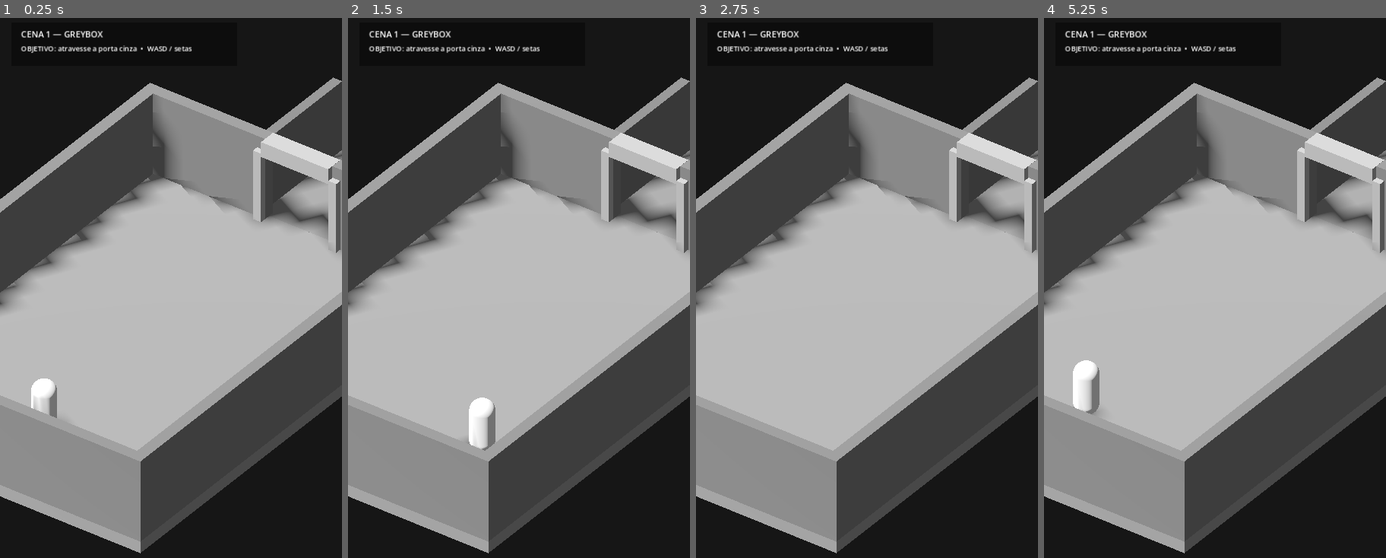
Above: before the commit, frames 1-4 (left to right).
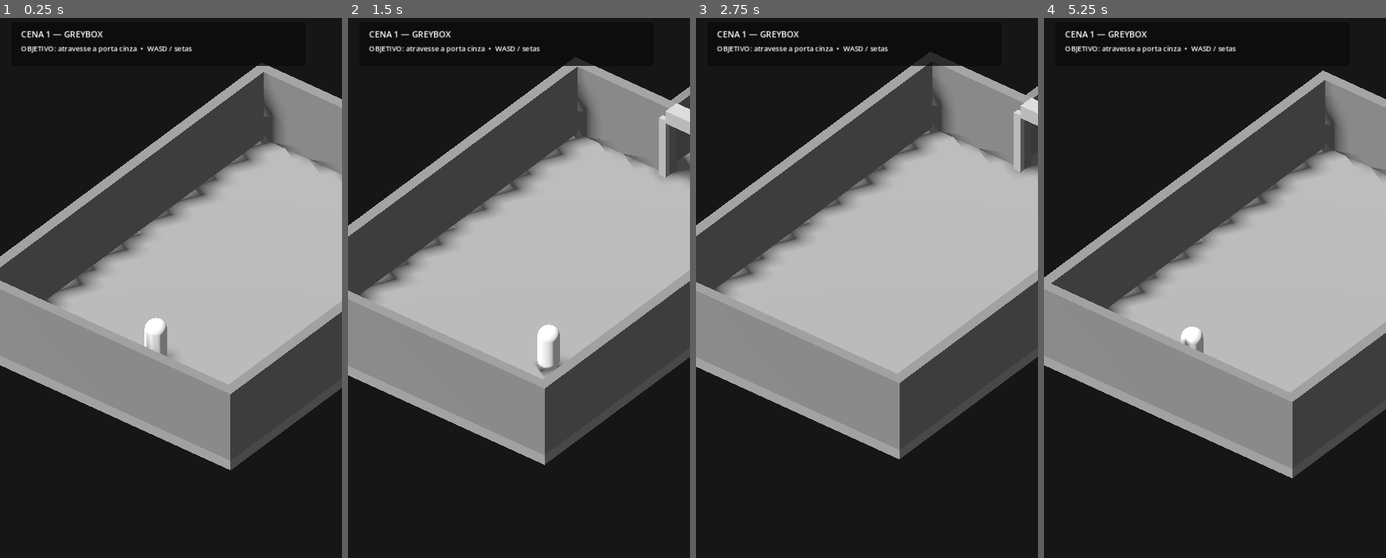
Above: after the commit, the same moments.

Repository: Surgaj/Protocol-Zero
Game: Godot game, scene res://scenes/vertical_slice/scene_01_greybox.tscn
Two runs of this game, one before a commit and one after it. Both use one fixed random seed, a clock stepped at 60 frames per second and the inputs below.
Inputs:
- Up to frame 1 (0.25 s): no input
- Up to frame 2 (1.5 s): hold D (move_right) 0.53-1.28 s; hold S (move_back) from 1.28 s (still down)
- Up to frame 3 (2.75 s): release S (move_back) at 2.03 s; hold D (move_right) from 2.03 s (still down)
- Up to frame 4 (5.25 s): release D (move_right) at 2.78 s; hold W (move_forward) 2.78-3.53 s; hold A (move_left) 3.53-5.03 s; hold S (move_back) from 5.03 s (still down)

The runs differ from the first frame. In frame 1, 46% of the frame differs, in the area x 0-100%, y 8-100%; in frame 2, 43%; in frame 3, 44%; in frame 4, 51%, in the area x 0-100%, y 9-100%.

Commit message:
Wire camera follow and portrait greybox framing

Diff:
--- a/godot/scripts/vertical_slice/scene_01_greybox.gd
+++ b/godot/scripts/vertical_slice/scene_01_greybox.gd
@@ -5,12 +5,15 @@
 
 var objective_label: Label
 var status_label: Label
+var player: CharacterBody3D
+var gameplay_camera: Camera3D
 
 func _ready() -> void:
 	build_environment()
 	build_room()
-	build_player()
-	build_camera()
+	player = build_player()
+	gameplay_camera = build_camera(player)
+	player.call("set_movement_camera", gameplay_camera)
 	build_ui()
 	build_exit_trigger()
 
@@ -81,12 +84,12 @@
 	add_static_box("ExitWallLeft", Vector3(0.4, 3.0, 5.0), Vector3(-2.05, 1.5, -12.25), Color("5f5f5f"))
 	add_static_box("ExitWallRight", Vector3(0.4, 3.0, 5.0), Vector3(2.05, 1.5, -12.25), Color("5f5f5f"))
 
-func build_player() -> void:
-	var player := CharacterBody3D.new()
-	player.name = "Elias_GreyCapsule"
-	player.position = Vector3(0, 1.15, 6.25)
-	player.set_script(load("res://scripts/vertical_slice/player_capsule.gd"))
-	add_child(player)
+func build_player() -> CharacterBody3D:
+	var new_player := CharacterBody3D.new()
+	new_player.name = "Elias_GreyCapsule"
+	new_player.position = Vector3(0, 1.15, 6.25)
+	new_player.set_script(load("res://scripts/vertical_slice/player_capsule.gd"))
+	add_child(new_player)
 
 	var mesh_instance := MeshInstance3D.new()
 	var mesh := CapsuleMesh.new()
@@ -94,24 +97,30 @@
 	mesh.height = 2.2
 	mesh.material = make_material(Color("b7b7b7"), 0.95)
 	mesh_instance.mesh = mesh
-	player.add_child(mesh_instance)
+	new_player.add_child(mesh_instance)
 
 	var collision := CollisionShape3D.new()
 	var capsule := CapsuleShape3D.new()
 	capsule.radius = 0.48
 	capsule.height = 2.2
 	collision.shape = capsule
-	player.add_child(collision)
+	new_player.add_child(collision)
+	return new_player
 
-func build_camera() -> void:
+func build_camera(target_player: CharacterBody3D) -> Camera3D:
 	var camera := Camera3D.new()
 	camera.name = "GreyboxCamera"
+	camera.set_script(load("res://scripts/vertical_slice/camera_follow.gd"))
+	add_child(camera)
+
 	camera.projection = Camera3D.PROJECTION_ORTHOGONAL
-	camera.size = 22.0
-	camera.position = Vector3(14.5, 17.5, 18.5)
-	camera.look_at_from_position(camera.position, Vector3(0, 0.7, -1.6), Vector3.UP)
+	# Retrato 9:16: size 26 mantém a largura de 14 m da sala legível.
+	camera.size = 26.0
+	camera.global_position = target_player.global_position + Vector3(14.5, 17.5, 18.5)
+	camera.look_at(target_player.global_position + Vector3(0, 0.7, 0), Vector3.UP)
 	camera.current = true
-	add_child(camera)
+	camera.call("set_target", target_player)
+	return camera
 
 func build_ui() -> void:
 	var layer := CanvasLayer.new()
@@ -120,7 +129,7 @@
 
 	var panel := ColorRect.new()
 	panel.position = Vector2(24, 22)
-	panel.size = Vector2(475, 92)
+	panel.size = Vector2(620, 92)
 	panel.color = Color(0.04, 0.04, 0.04, 0.78)
 	layer.add_child(panel)
 
